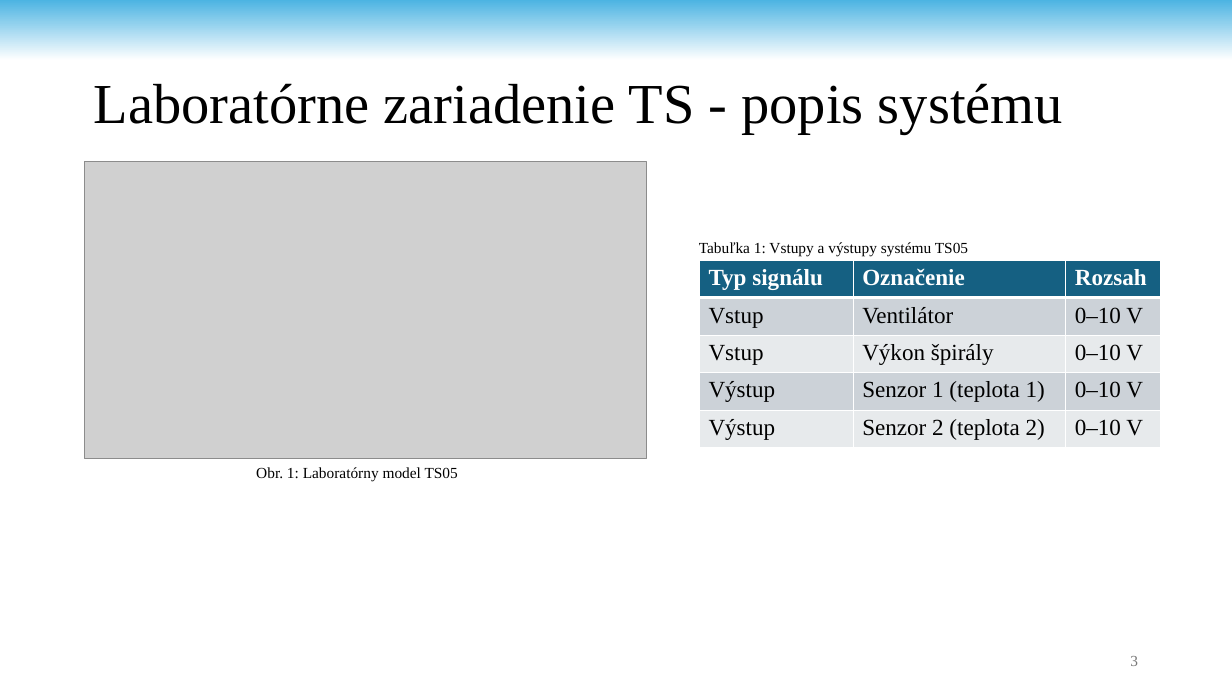
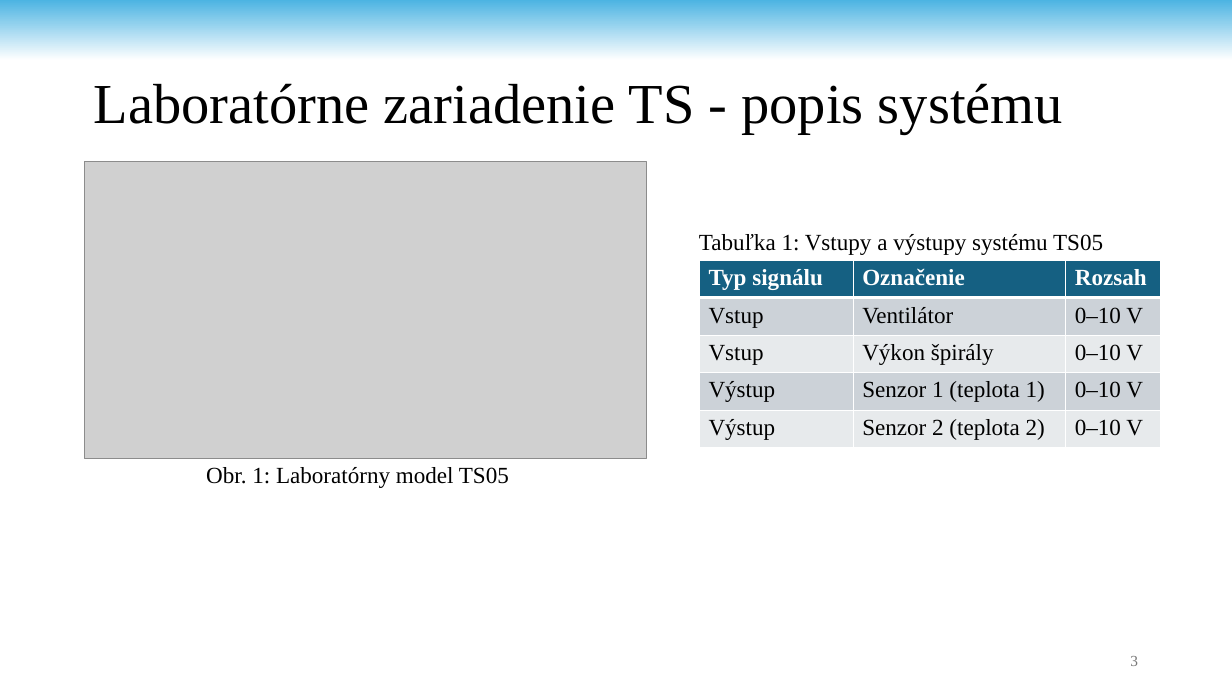
Before and after one commit to andrii-stoliar/DP-Stoliar, a slide deck: slide 3 of Prez/Prez.pptx. Drawn at 1232x693 pixels with LibreOffice and Linux fonts; fonts in the diff are those of the drawing; grey boxes stand for pictures; background and template pictures are left out. Boxes give left, top, right and bottom in pixels: in the first picture for what was removed or moved away, otherwise in the second. Text is boxed around its words. In the diff, an @@ line names an element or a change of style, - is before the commit and + after.

```diff
--- a/Prez/Prez.pptx
+++ b/Prez/Prez.pptx
@@ text "Tabuľka 1: Vstupy a výstupy ...": place and size @@
-text "Tabuľka 1: Vstupy a výstupy ..." at bbox=[699, 242, 968, 257]
+text "Tabuľka 1: Vstupy a výstupy ..." at bbox=[699, 234, 1103, 255]
@@ text "Tabuľka 1: Vstupy a výstupy ..." at bbox=[699, 234, 1103, 255]: size 12 to 18 pt @@
@@ text "Obr. 1: Laboratórny model TS05" at bbox=[206, 467, 509, 488]: size 12 to 18 pt @@
@@ text "Obr. 1: Laboratórny model TS05": place and size @@
-text "Obr. 1: Laboratórny model TS05" at bbox=[256, 467, 458, 482]
+text "Obr. 1: Laboratórny model TS05" at bbox=[206, 467, 509, 488]
```
Also in this commit, not shown: 6 other slides changed, 6 other files.
